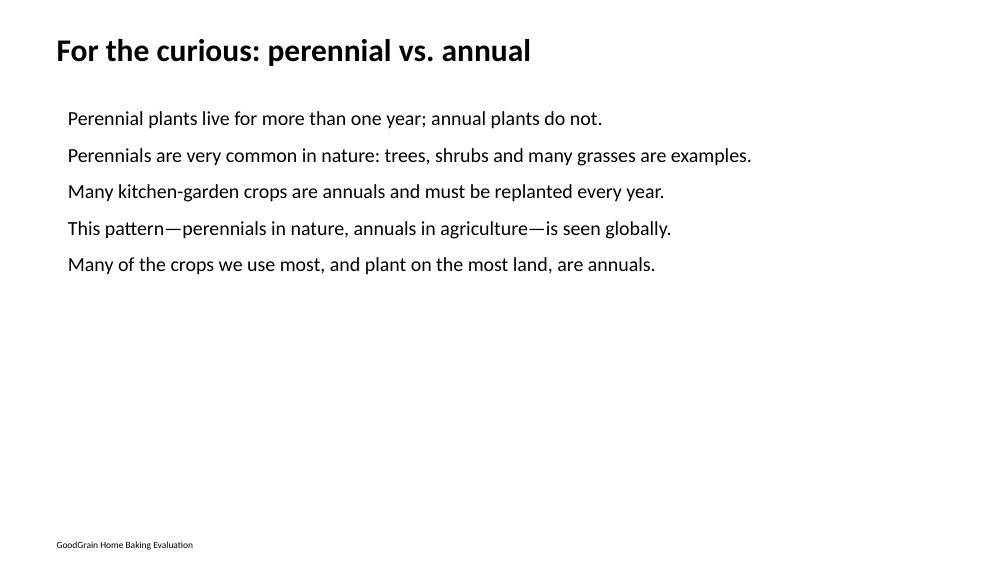
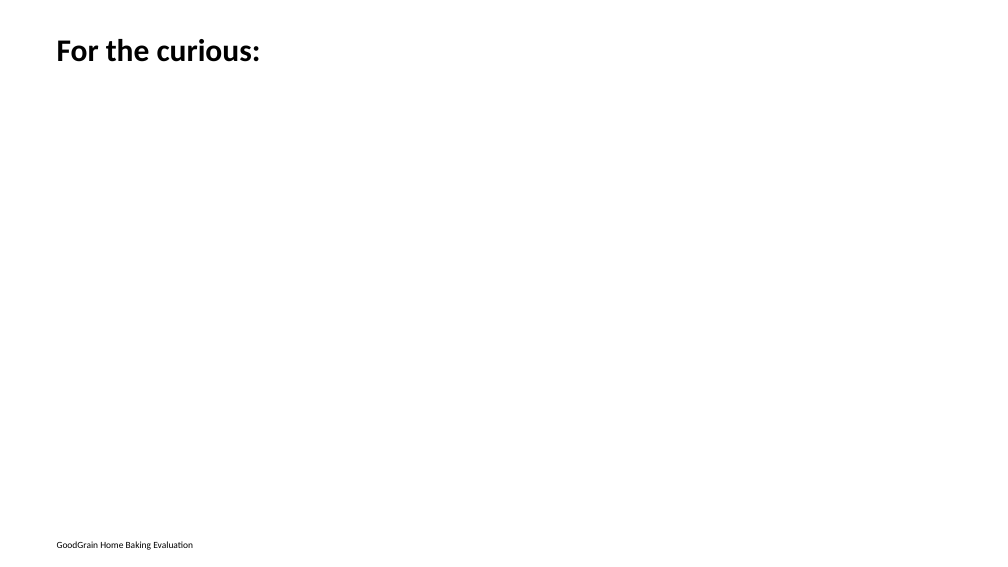
Before and after one commit to vanichols/GoodGrain, a slide deck: slide 14 of documents/informational sheet power point.pptx (slide 15 before the commit). Drawn at 1008x567 pixels with LibreOffice and Linux fonts; fonts in the diff are those of the drawing. Boxes give left, top, right and bottom in pixels: in the first picture for what was removed or moved away, otherwise in the second. Text is boxed around its words. In the diff, an @@ line names an element or a change of style, - is before the commit and + after.

```diff
--- a/documents/informational sheet power point.pptx
+++ b/documents/informational sheet power point.pptx
@@ text at (57, 39, 261, 62): text changed @@
-For the curious: perennial vs. annual
+For the curious:
@@ text removed at (68, 111, 752, 275) @@
-Perennial plants live for more than one year; annual plants do not.
-Perennials are very common in nature: trees, shrubs and many grasses are examples.
-Many kitchen-garden crops are annuals and must be replanted every year.
-This pattern—perennials in nature, annuals in agriculture—is seen globally.
-Many of the crops we use most, and plant on the most land, are annuals.
```
Also in this commit, not shown: 14 other slides changed, 7 slides added, 1 slide removed, 4 other files.
